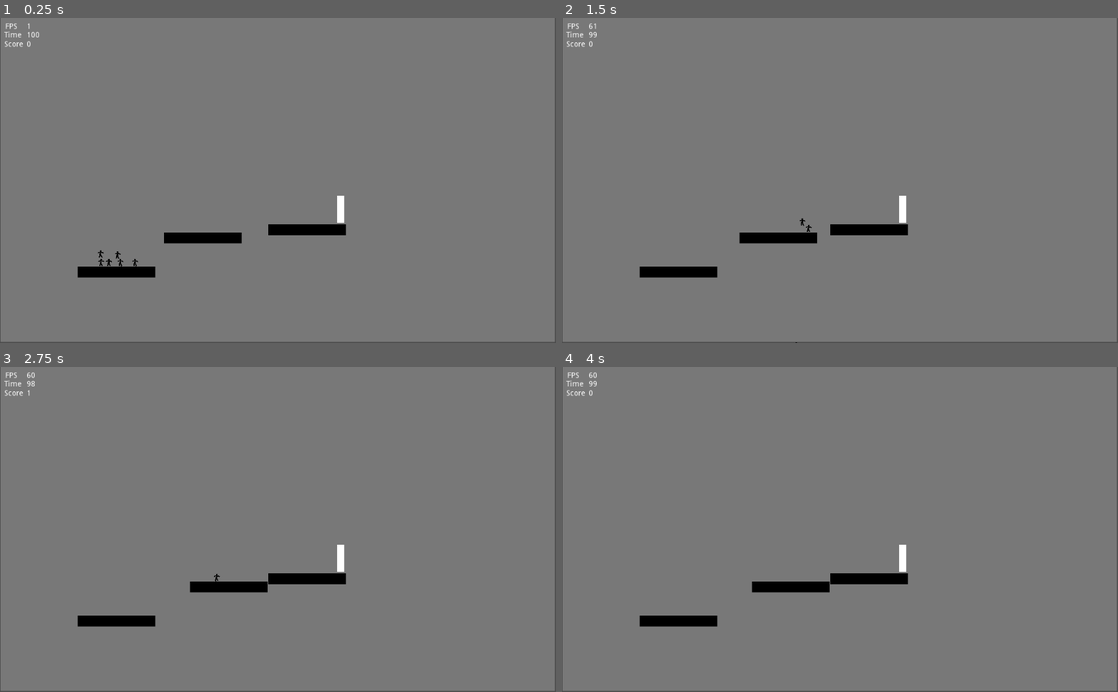
Above: before the commit, frames 1-4 (two rows, left to right).
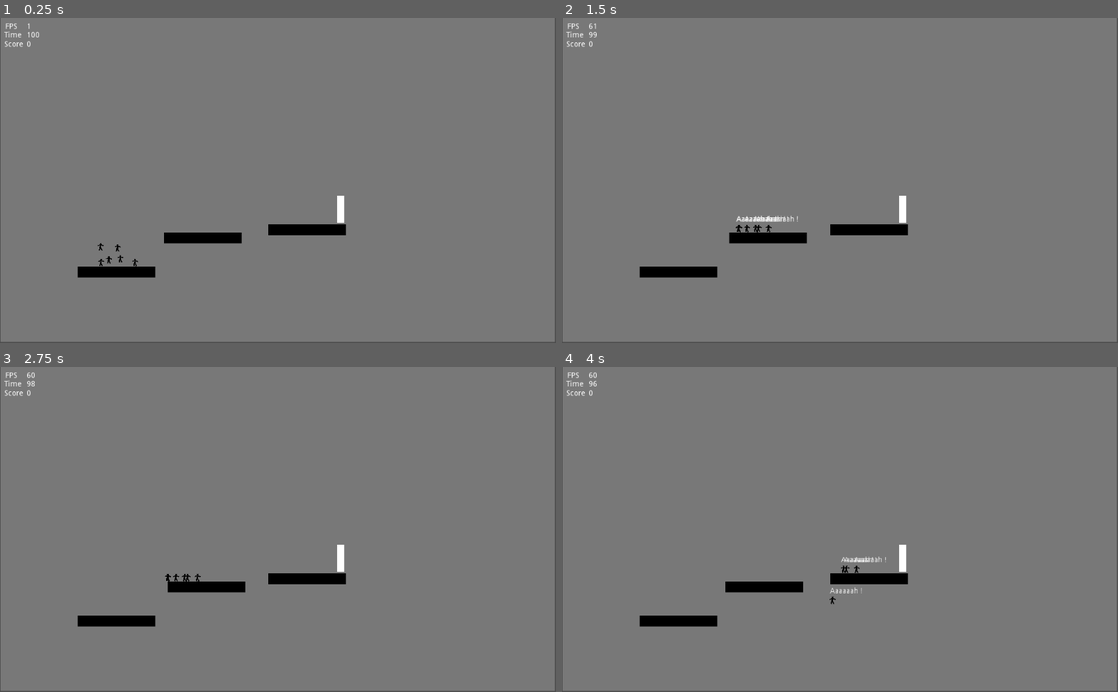
Above: after the commit, the same moments.

Repository: premieroctet/save-the-stickmans
Game: Godot game, scene res://Map1.tscn
Two runs of this game, one before a commit and one after it. Both use one fixed random seed, a clock stepped at 60 frames per second and the inputs below.
Inputs (mouse positions are in pixels of both pictures, inside the frame that each line leads up to):
- Up to frame 1 (0.25 s): no input
- Up to frame 2 (1.5 s): move the mouse to (962, 164) at 0.52 s; hold Right (ui_right) from 0.53 s (still down); tap S (scream, bound only after the commit) at 0.6 s; tap Keypad Enter (ui_accept) at 0.77 s; move the mouse to (728, 196) at 1.27 s; click (728, 196) at 1.35 s
- Up to frame 3 (2.75 s): tap Keypad Enter (ui_accept) at 1.52 s; tap S (scream, bound only after the commit) at 1.55, 2.1 s; move the mouse to (333, 458) at 2.02 s; release Right (ui_right) at 2.03 s; hold Left (ui_left) from 2.03 s (still down)
- Up to frame 4 (4 s): move the mouse to (812, 594) at 2.77 s; release Left (ui_left) at 2.78 s; hold Right (ui_right) from 2.78 s (still down); tap S (scream, bound only after the commit) at 2.85, 3.8 s; tap Keypad Enter (ui_accept) at 3.02, 3.77 s; move the mouse to (1006, 578) at 3.52 s; press the mouse at (1006, 578) at 3.53 s

The runs differ from the first frame. In frame 1, less than 0.1% of the frame differs, in the area x 17-23%, y 69-77%; in frame 2, 0.3%; in frame 3, 0.4%; in frame 4, 0.5%, in the area x 5-59%, y 4-74%.

Commit message:
Improve traps and start scream implem

Diff:
--- a/Line.tscn
+++ b/Line.tscn
@@ -8,3 +8,5 @@
 script = ExtResource( 1 )
 
 [node name="StaticBody2D" type="StaticBody2D" parent="."]
+collision_layer = 2
+collision_mask = 2
--- a/Map1.tscn
+++ b/Map1.tscn
@@ -119,27 +119,33 @@
 
 [node name="Stickman1" parent="." instance=ExtResource( 1 )]
 position = Vector2( -311.131, 120.258 )
+collision_mask = 2
 
 [node name="Stickman2" parent="." instance=ExtResource( 1 )]
 position = Vector2( -295.018, 97.9954 )
+collision_mask = 2
 
 [node name="Stickman3" parent="." instance=ExtResource( 1 )]
 position = Vector2( -326.211, 95.6535 )
+collision_mask = 2
 
 [node name="Stickman4" parent="." instance=ExtResource( 1 )]
 position = Vector2( -262.715, 146.45 )
+collision_mask = 2
 
 [node name="Stickman5" parent="." instance=ExtResource( 1 )]
 position = Vector2( -325.417, 136.926 )
+collision_mask = 2
 
 [node name="Stickman6" parent="." instance=ExtResource( 1 )]
 position = Vector2( -289.701, 117.877 )
+collision_mask = 2
 
 [node name="Platforms" type="StaticBody2D" parent="."]
 position = Vector2( -297.057, 168.707 )
 
 [node name="CollisionShape2D" type="CollisionShape2D" parent="Platforms"]
-shape = SubResource( 1 )
+shape = SubResource( 2 )
 
 [node name="ColorRect" type="ColorRect" parent="Platforms/CollisionShape2D"]
 margin_left = -72.0
--- a/Stickman.gd
+++ b/Stickman.gd
@@ -1,18 +1,18 @@
 extends KinematicBody2D
 
-export (int) var gravity = 1200
-# export (int) var run_speed = 60
-export (int) var run_speed = 300
-export (int) var jump_speed = -400
+export (int) var gravity = 800
+export (int) var run_speed = 150
+export (int) var jump_speed = -350
 
 var velocity = Vector2()
-const UP = Vector2(0, -1)
 
 func get_input():
 	velocity.x = 0
+
 	var right = Input.is_action_pressed('ui_right')
 	var left = Input.is_action_pressed('ui_left')
 	var jump = Input.is_action_just_pressed('ui_accept')
+	var scream = Input.is_action_just_pressed('scream')
 
 	if jump and is_on_floor():
 		velocity.y = jump_speed
@@ -20,8 +20,16 @@
 		velocity.x += run_speed
 	if left:
 		velocity.x -= run_speed
+	if scream:
+		$ScreamLabel.visible = true
+#		for stickman in get_tree().get_nodes_in_group('stickmans'):
+#			if stickman != self:
+#				stickman.velocity.bounce(stickman.velocity)
+
+		yield(get_tree().create_timer(2), "timeout")
+		$ScreamLabel.visible = false
 
 func _physics_process(delta):
 	get_input()
 	velocity.y += gravity * delta
-	velocity = move_and_slide(velocity, UP)
+	move_and_slide(velocity, Vector2.UP)
--- a/Stickman.tscn
+++ b/Stickman.tscn
@@ -6,8 +6,21 @@
 radius = 5.27703
 height = 3.5128
 
-[node name="Node2D" type="KinematicBody2D" groups=["stickmans"]]
+[node name="Node2D" type="KinematicBody2D" groups=[
+"stickmans",
+]]
 script = ExtResource( 1 )
+
+[node name="ScreamLabel" type="Label" parent="."]
+visible = false
+margin_left = -5.3963
+margin_top = -23.725
+margin_right = 54.6037
+margin_bottom = -9.72503
+text = "Aaaaaah !"
+__meta__ = {
+"_edit_use_anchors_": false
+}
 
 [node name="CollisionShape2D" type="CollisionShape2D" parent="."]
 shape = SubResource( 1 )
--- a/Trap.gd
+++ b/Trap.gd
@@ -4,14 +4,12 @@
 export (int) var rotation_dir = 1
 
 export (int) var movement_speed = 10
-export (int) var max_movement_limit = 10
+export (int) var max_movement_limit = 20
 export (int) var movement_dir = 1
 
 var velocity = Vector2()
 var velocity_value = 1
 var initial_position = Vector2()
-
-# TODO No collision with drawing
 
 func _ready():
 	initial_position = position
@@ -20,16 +18,11 @@
 	if rotation_speed > 0:
 		rotation += rotation_dir * rotation_speed * delta
 
-	print(initial_position, position)
-
 	if movement_speed > 0:
 		velocity = Vector2()
-
 		velocity.x += velocity_value
 
-		# TODO Check limit to change velocity value and make the platform go back
-		# TODO Use movemnet dir to change velocity direction
-		if initial_position.x - position.x > max_movement_limit:
+		if abs(position.x - initial_position.x) > max_movement_limit:
 			velocity_value = -1
 		elif position.x < initial_position.x:
 			velocity_value = 1
--- a/project.godot
+++ b/project.godot
@@ -23,8 +23,8 @@
 
 ui_accept={
 "deadzone": 0.5,
-"events": [ Object(InputEventKey,"resource_local_to_scene":false,"resource_name":"","device":0,"alt":false,"shift":false,"control":false,"meta":false,"command":false,"pressed":false,"scancode":16777222,"physical_scancode":0,"unicode":0,"echo":false,"script":null)
-, Object(InputEventKey,"resource_local_to_scene":false,"resource_name":"","device":0,"alt":false,"shift":false,"control":false,"meta":false,"command":false,"pressed":false,"scancode":32,"physical_scancode":0,"unicode":0,"echo":false,"script":null)
+"events": [ Object(InputEventKey,"resource_local_to_scene":false,"resource_name":"","device":0,"alt":false,"shift":false,"control":false,"meta":false,"command":false,"pressed":false,"scancode":16777222,"unicode":0,"echo":false,"script":null)
+, Object(InputEventKey,"resource_local_to_scene":false,"resource_name":"","device":0,"alt":false,"shift":false,"control":false,"meta":false,"command":false,"pressed":false,"scancode":32,"unicode":0,"echo":false,"script":null)
 , Object(InputEventJoypadButton,"resource_local_to_scene":false,"resource_name":"","device":0,"button_index":0,"pressure":0.0,"pressed":false,"script":null)
  ]
 }
@@ -35,7 +35,12 @@
 }
 enter={
 "deadzone": 0.5,
-"events": [ Object(InputEventKey,"resource_local_to_scene":false,"resource_name":"","device":0,"alt":false,"shift":false,"control":false,"meta":false,"command":false,"pressed":false,"scancode":0,"physical_scancode":16777221,"unicode":0,"echo":false,"script":null)
+"events": [ Object(InputEventKey,"resource_local_to_scene":false,"resource_name":"","device":0,"alt":false,"shift":false,"control":false,"meta":false,"command":false,"pressed":false,"scancode":0,"unicode":0,"echo":false,"script":null)
+ ]
+}
+scream={
+"deadzone": 0.5,
+"events": [ Object(InputEventKey,"resource_local_to_scene":false,"resource_name":"","device":0,"alt":false,"shift":false,"control":false,"meta":false,"command":false,"pressed":false,"scancode":83,"unicode":0,"echo":false,"script":null)
  ]
 }
 
Not shown: 4 places in Map1.tscn that only renumber resources
